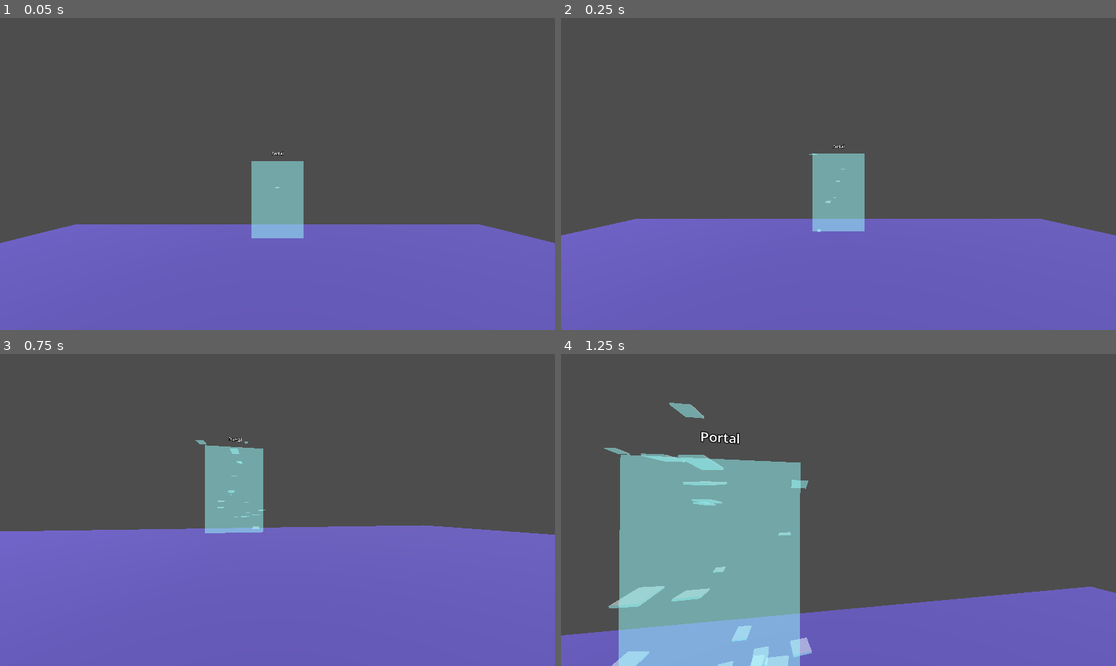
Above: before the commit, frames 1-4 (two rows, left to right).
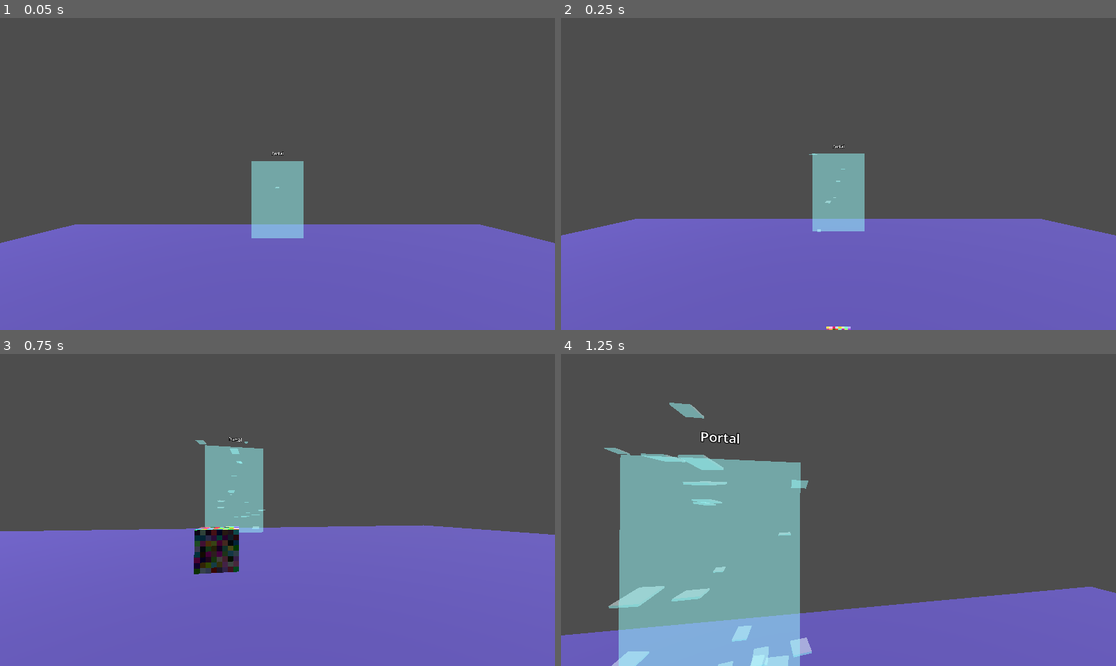
Above: after the commit, the same moments.

Repository: jvastola/GodotPhysicsRig
Game: Godot game, scene res://MainScene.tscn
Same seed, same stepped clock (60 frames per second), same inputs: the game is played once before the commit and once after it.
Inputs (mouse positions are in pixels of both pictures, inside the frame that each line leads up to):
- Up to frame 1 (0.05 s): no input
- Up to frame 2 (0.25 s): no input
- Up to frame 3 (0.75 s): move the mouse to (305, 510) at 0.52 s; hold W (move_forward) from 0.53 s (still down); hold Shift (sprint) from 0.53 s (still down)
- Up to frame 4 (1.25 s): keep holding W (move_forward); keep holding Shift (sprint); tap Space (jump) at 0.77 s

Frame 1 is identical in both runs. In frame 2, less than 0.1% of the frame differs, in the area x 47-53%, y 98-100%; in frame 3, 1.2%, in the area x 34-44%, y 55-71%; in frame 4, nothing differs.

Commit message:
Add subdivided cube mesh; implement customizable size, subdivisions, and material properties

Diff:
--- a/MainScene.tscn
+++ b/MainScene.tscn
@@ -1,7 +1,8 @@
-[gd_scene load_steps=7 format=3 uid="uid://6hnibsqm60w3"]
+[gd_scene load_steps=8 format=3 uid="uid://6hnibsqm60w3"]
 
 [ext_resource type="PackedScene" uid="uid://cpq6v7yqk8y8j" path="res://XRPlayer.tscn" id="1_xrplayer"]
 [ext_resource type="PackedScene" uid="uid://cyi0m4x7nswyk" path="res://Portal.tscn" id="2_portal"]
+[ext_resource type="Script" uid="uid://crqnjrrq5qvuw" path="res://subdivided_cube.gd" id="3_cube"]
 
 [sub_resource type="Environment" id="Environment_main"]
 
@@ -37,6 +38,16 @@
 [node name="SpawnPoint" type="Marker3D" parent="."]
 transform = Transform3D(1, 0, 0, 0, 1, 0, 0, 0, 1, 0, 2, 0)
 
+[node name="ColorCube" type="MeshInstance3D" parent="."]
+transform = Transform3D(1, 0, 0, 0, 1, 0, 0, 0, 1, 0, 0.5, -2)
+cast_shadow = 0
+script = ExtResource("3_cube")
+size = Vector3(0.25, 0.25, 0.25)
+subdivisions = 8
+seed = 12345
+material_unshaded = true
+flip_winding = true
+
 [node name="XRPlayer" parent="." instance=ExtResource("1_xrplayer")]
 transform = Transform3D(1, 0, 0, 0, 1, 0, 0, 0, 1, 0, 2, 0)
 
--- a/XRPlayer.tscn
+++ b/XRPlayer.tscn
@@ -84,6 +84,8 @@
 script = ExtResource("5_watch")
 rotation_axis_local = Vector3(0, 1, 0)
 ray_length = 1.0
+show_line = false
+show_hitpoint = false
 
 [node name="WatchFace" type="MeshInstance3D" parent="PlayerBody/XROrigin3D/LeftController/Watch"]
 cast_shadow = 0
@@ -98,6 +100,7 @@
 [node name="RayCast" type="RayCast3D" parent="PlayerBody/XROrigin3D/LeftController/Watch"]
 target_position = Vector3(0, 1, 0)
 collision_mask = 2
+hit_from_inside = true
 
 [node name="RayVisual" type="MeshInstance3D" parent="PlayerBody/XROrigin3D/LeftController/Watch"]
 material_override = SubResource("StandardMaterial3D_ray")
@@ -119,6 +122,7 @@
 
 [node name="PointerRayCast" type="RayCast3D" parent="PlayerBody/XROrigin3D/LeftController/HandPointer"]
 target_position = Vector3(0, 0, -3.5)
+hit_from_inside = true
 
 [node name="PointerRayVisual" type="MeshInstance3D" parent="PlayerBody/XROrigin3D/LeftController/HandPointer"]
 cast_shadow = 0
--- /dev/null
+++ b/subdivided_cube.gd
@@ -0,0 +1,144 @@
+extends MeshInstance3D
+
+@export var size: Vector3 = Vector3(2.0, 2.0, 2.0)
+@export var subdivisions: int = 16
+@export var seed: int = 0
+@export var material_unshaded: bool = false
+@export var flip_winding: bool = false
+
+func _ready() -> void:
+	build_mesh()
+
+func build_mesh() -> void:
+	var st := SurfaceTool.new()
+	st.begin(Mesh.PRIMITIVE_TRIANGLES)
+
+	var rng := RandomNumberGenerator.new()
+	if seed != 0:
+		rng.seed = seed
+	else:
+		rng.randomize()
+
+	# Faces: normal, u axis, v axis (local cube centered at origin, size 1)
+	var faces = [
+		{"n": Vector3(0,0,1), "u": Vector3(1,0,0), "v": Vector3(0,1,0)},
+		{"n": Vector3(0,0,-1), "u": Vector3(-1,0,0), "v": Vector3(0,1,0)},
+		{"n": Vector3(1,0,0), "u": Vector3(0,0,-1), "v": Vector3(0,1,0)},
+		{"n": Vector3(-1,0,0), "u": Vector3(0,0,1), "v": Vector3(0,1,0)},
+		{"n": Vector3(0,1,0), "u": Vector3(1,0,0), "v": Vector3(0,0,-1)},
+		{"n": Vector3(0,-1,0), "u": Vector3(1,0,0), "v": Vector3(0,0,1)}
+	]
+
+	var half = Vector3(0.5,0.5,0.5)
+	var nx = max(1, subdivisions)
+	var ny = max(1, subdivisions)
+
+	for f in faces:
+		var n: Vector3 = f["n"]
+		var u: Vector3 = f["u"]
+		var v: Vector3 = f["v"]
+		# For each cell
+		for iy in range(ny):
+			for ix in range(nx):
+				# cell corners in [-0.5,0.5] range
+				var su = float(ix) / nx
+				var eu = float(ix+1) / nx
+				var sv = float(iy) / ny
+				var ev = float(iy+1) / ny
+
+				# positions
+				var p00 = ( (u * (su - 0.5)) + (v * (sv - 0.5)) + n * 0.5 ) * size
+				var p10 = ( (u * (eu - 0.5)) + (v * (sv - 0.5)) + n * 0.5 ) * size
+				var p11 = ( (u * (eu - 0.5)) + (v * (ev - 0.5)) + n * 0.5 ) * size
+				var p01 = ( (u * (su - 0.5)) + (v * (ev - 0.5)) + n * 0.5 ) * size
+
+				var normal = n.normalized()
+				# random color per cell
+				var col = Color(rng.randf(), rng.randf(), rng.randf(), 1.0)
+
+				# triangle 1: p00, p10, p11
+				if not flip_winding:
+					# triangle 1: p00, p10, p11
+					st.set_normal(normal)
+					st.set_color(col)
+					st.add_vertex(p00)
+					st.set_normal(normal)
+					st.set_color(col)
+					st.add_vertex(p10)
+					st.set_normal(normal)
+					st.set_color(col)
+					st.add_vertex(p11)
+
+					# triangle 2: p00, p11, p01
+					st.set_normal(normal)
+					st.set_color(col)
+					st.add_vertex(p00)
+					st.set_normal(normal)
+					st.set_color(col)
+					st.add_vertex(p11)
+					st.set_normal(normal)
+					st.set_color(col)
+					st.add_vertex(p01)
+				else:
+					# flipped winding: invert the vertex order so outside faces remain
+					# front-facing when transforms flip winding
+					# triangle 1: p00, p11, p10
+					st.set_normal(normal)
+					st.set_color(col)
+					st.add_vertex(p00)
+					st.set_normal(normal)
+					st.set_color(col)
+					st.add_vertex(p11)
+					st.set_normal(normal)
+					st.set_color(col)
+					st.add_vertex(p10)
+
+					# triangle 2: p00, p01, p11
+					st.set_normal(normal)
+					st.set_color(col)
+					st.add_vertex(p00)
+					st.set_normal(normal)
+					st.set_color(col)
+					st.add_vertex(p01)
+					st.set_normal(normal)
+					st.set_color(col)
+					st.add_vertex(p11)
+
+	# commit
+	var meshres = st.commit()
+	if meshres:
+		mesh = meshres
+		# create a simple material that uses vertex colors
+		var mat = StandardMaterial3D.new()
+		# Use vertex color for albedo if property exists; set defensively
+		var assigned := false
+		# Try to enable vertex color on StandardMaterial3D if supported
+		if mat is StandardMaterial3D:
+			if "vertex_color_use_as_albedo" in mat:
+				mat.vertex_color_use_as_albedo = true
+				assigned = true
+			elif "use_vertex_color" in mat:
+				mat.use_vertex_color = true
+				assigned = true
+		# If the StandardMaterial didn't expose vertex color control, fall back
+		# to a simple ShaderMaterial that uses the VERTEX_COLOR input.
+		if not assigned:
+			var shader := Shader.new()
+			# explicitly enable back-face culling in the shader fallback so
+			# the cube won't render interior faces when viewed from outside
+			shader.code = """
+			shader_type spatial;
+			render_mode unshaded, cull_back;
+			void fragment() {
+				ALBEDO = VERTEX_COLOR.rgb;
+			}
+			"""
+			var shmat := ShaderMaterial.new()
+			shmat.shader = shader
+			material_override = shmat
+		else:
+			# ensure back-face culling is enabled on the StandardMaterial3D
+			# (use the BaseMaterial3D enum value for clarity)
+			if "cull_mode" in mat:
+				mat.cull_mode = BaseMaterial3D.CULL_BACK
+			material_override = mat
Not shown, added: subdivided_cube.gd.uid
